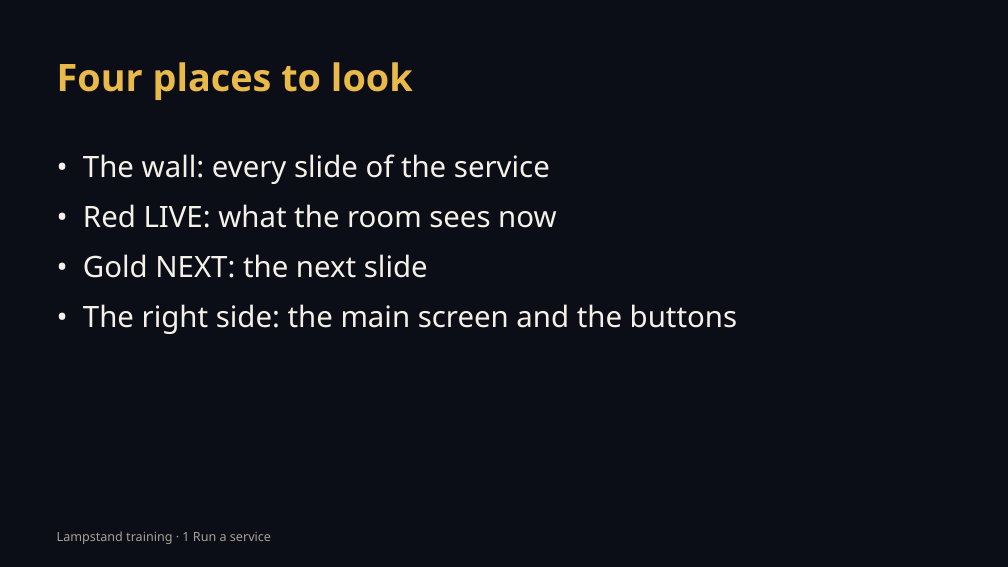
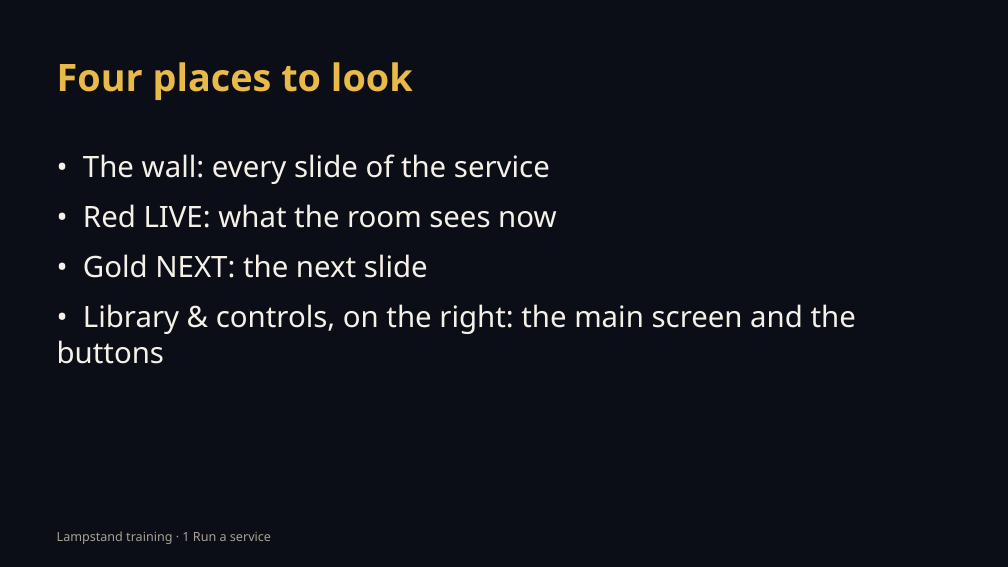
Before and after one commit to incrhst/lampstand, a slide deck: slide 2 of training/decks/t1-present-screen.pptx. Drawn at 1008x567 pixels with LibreOffice and Linux fonts; fonts in the diff are those of the drawing. Boxes give left, top, right and bottom in pixels: in the first picture for what was removed or moved away, otherwise in the second. Text is boxed around its words. In the diff, an @@ line names an element or a change of style, - is before the commit and + after.

```diff
--- a/training/decks/t1-present-screen.pptx
+++ b/training/decks/t1-present-screen.pptx
@@ text at bbox=[57, 304, 856, 364]: text changed @@
-• The right side: the main screen and the buttons
+• Library & controls, on the right: the main screen and the buttons
```
Also in this commit, not shown: 15 other files.
